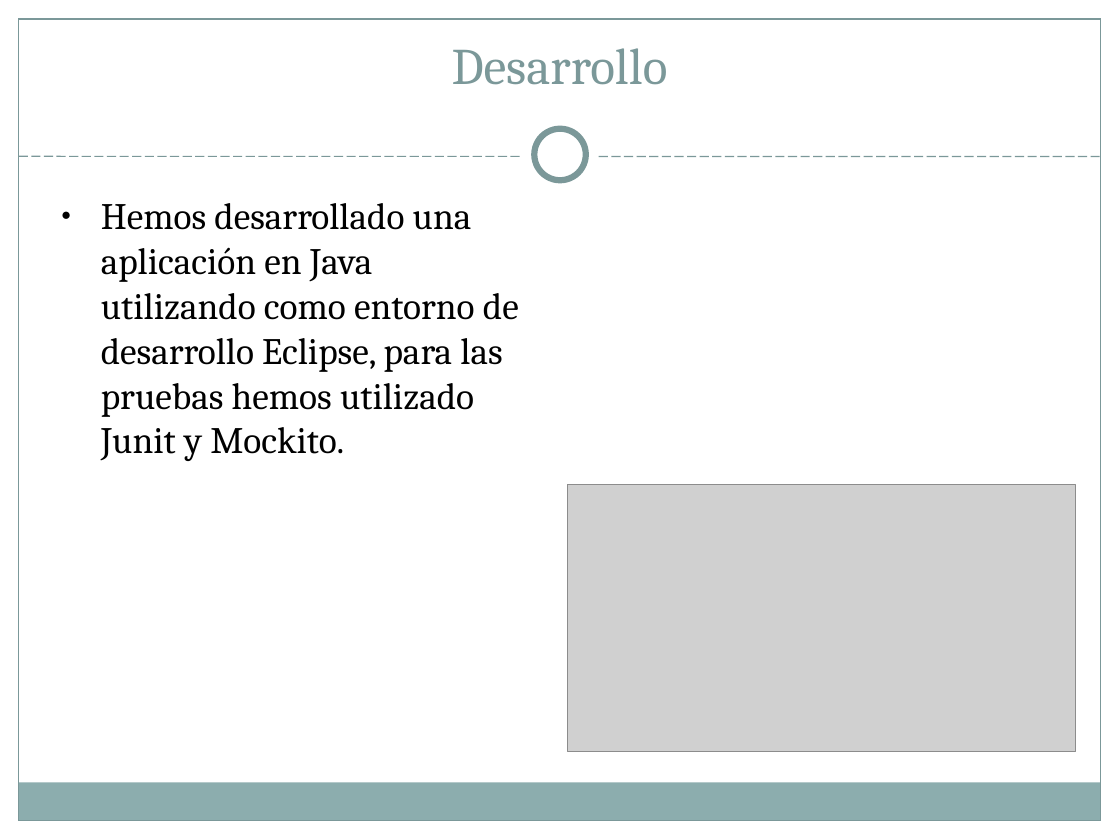
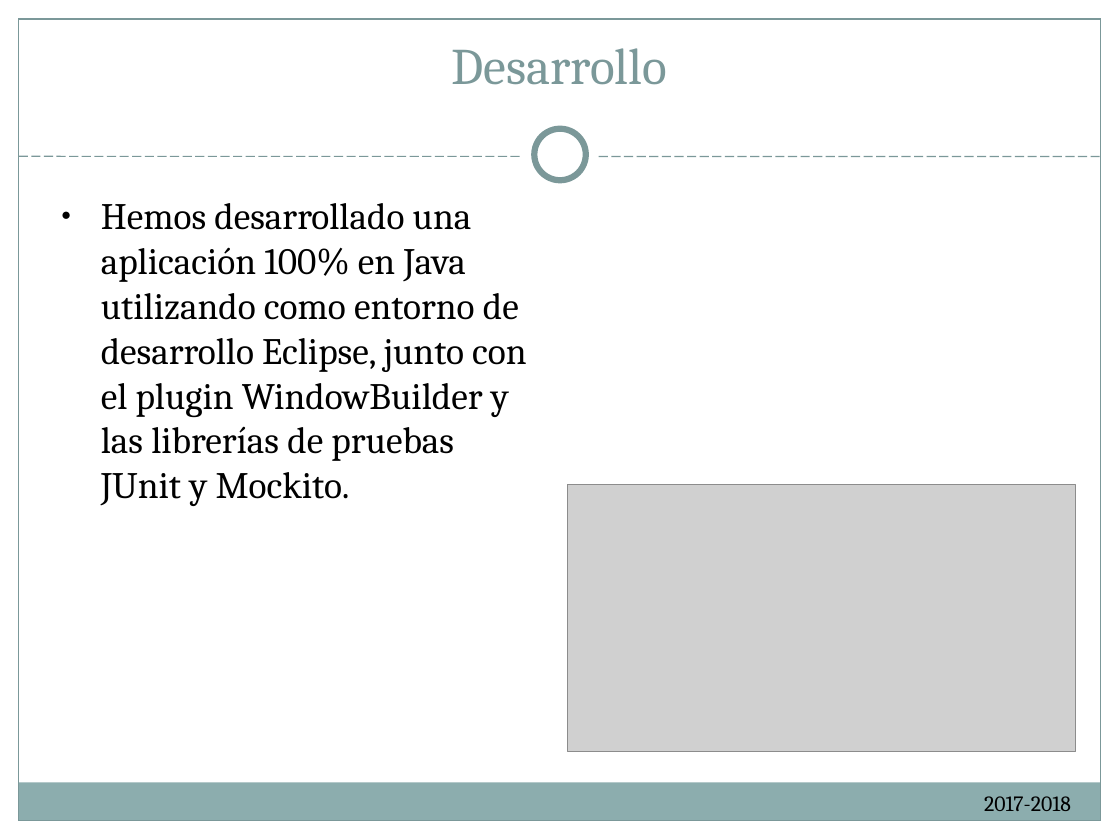
Before and after one commit to ReivajRa/Cooking_Ingenieros, a slide deck: slide 12 of Documentación/Cheap Deal presentacion.ppt. Drawn at 1120x840 pixels with LibreOffice and Linux fonts; fonts in the diff are those of the drawing; grey boxes stand for pictures. Boxes give left, top, right and bottom in pixels: in the first picture for what was removed or moved away, otherwise in the second. Text is boxed around its words. In the diff, an @@ line names an element or a change of style, - is before the commit and + after.

```diff
--- a/Documentación/Cheap Deal presentacion.ppt
+++ b/Documentación/Cheap Deal presentacion.ppt
@@ text at (101,203,526,506): text changed @@
-● Hemos desarrollado una aplicación en Java utilizando como entorno de desarrollo Eclipse, para las pruebas hemos utilizado Junit y Mockito.
+● Hemos desarrollado una aplicación 100% en Java utilizando como entorno de desarrollo Eclipse, junto con el plugin WindowBuilder y las librerías de pruebas JUnit y Mockito.
@@ text added at (984,796,1071,811), 14 pt, text #000000 @@
+2017-2018
```
Also in this commit, not shown: 13 other slides changed, 4 slides added, 8 slides removed, 13 other files.
